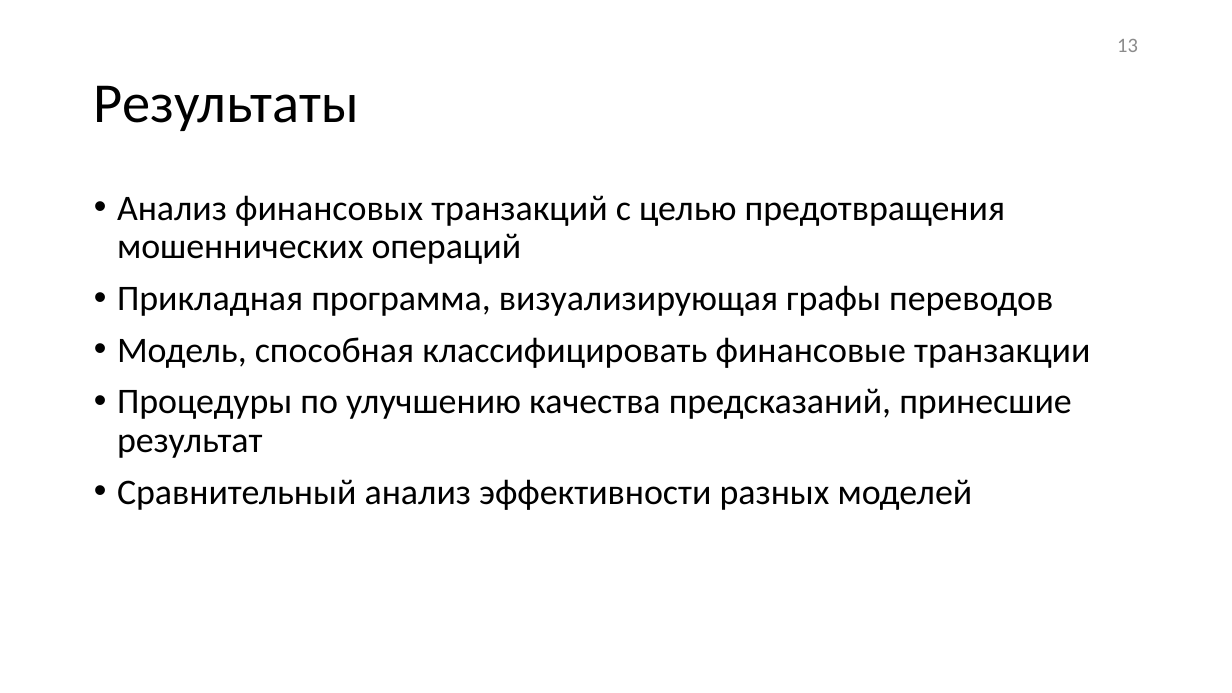
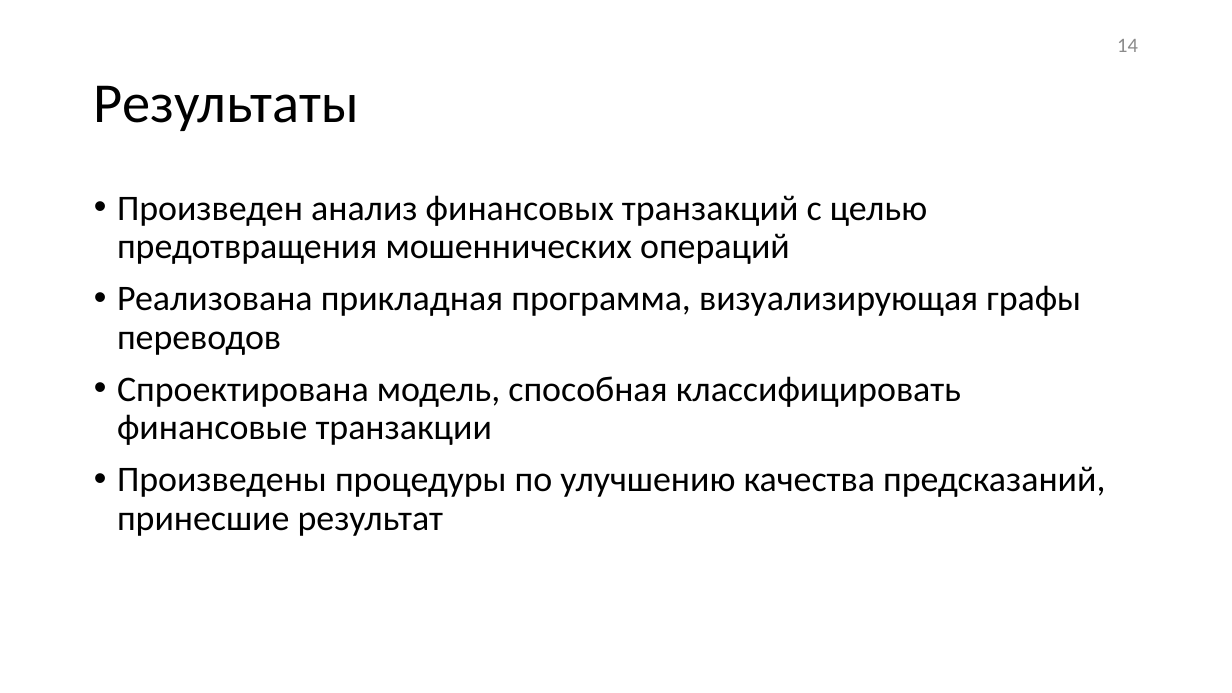
Before and after one commit to desoo40/mai_labs, a slide deck: slide 14 of diploma/00 Отчетность/0 Текст и презентация/Применение_графов_для_классификации.pptx (slide 13 before the commit). Drawn at 1232x693 pixels with LibreOffice and Linux fonts; fonts in the diff are those of the drawing. Boxes give left, top, right and bottom in pixels: in the first picture for what was removed or moved away, otherwise in the second. Text is boxed around its words. In the diff, an @@ line names an element or a change of style, - is before the commit and + after.

```diff
--- a/diploma/00 Отчетность/0 Текст и презентация/Применение_графов_для_классификации.pptx
+++ b/diploma/00 Отчетность/0 Текст и презентация/Применение_графов_для_классификации.pptx
@@ page number at (1117, 39, 1138, 52): text changed @@
-13
+14
@@ text at (117, 195, 1105, 536): text changed @@
-• Анализ финансовых транзакций с целью предотвращения мошеннических операций
-• Прикладная программа, визуализирующая графы переводов
-• Модель, способная классифицировать финансовые транзакции
-• Процедуры по улучшению качества предсказаний, принесшие результат
-• Сравнительный анализ эффективности разных моделей
+• Произведен анализ финансовых транзакций с целью предотвращения мошеннических операций
+• Реализована прикладная программа, визуализирующая графы переводов
+• Спроектирована модель, способная классифицировать финансовые транзакции
+• Произведены процедуры по улучшению качества предсказаний, принесшие результат
```
Also in this commit, not shown: 6 other slides changed, 1 slide added, 51 other files.
